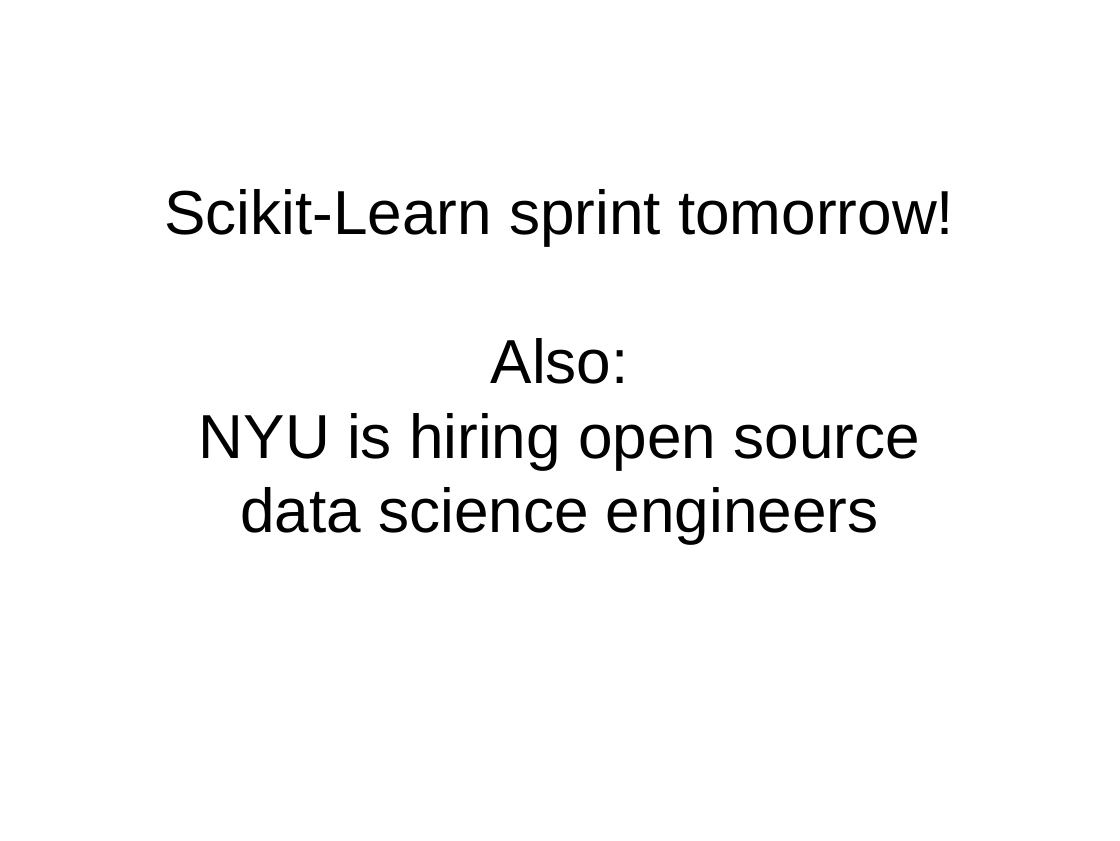
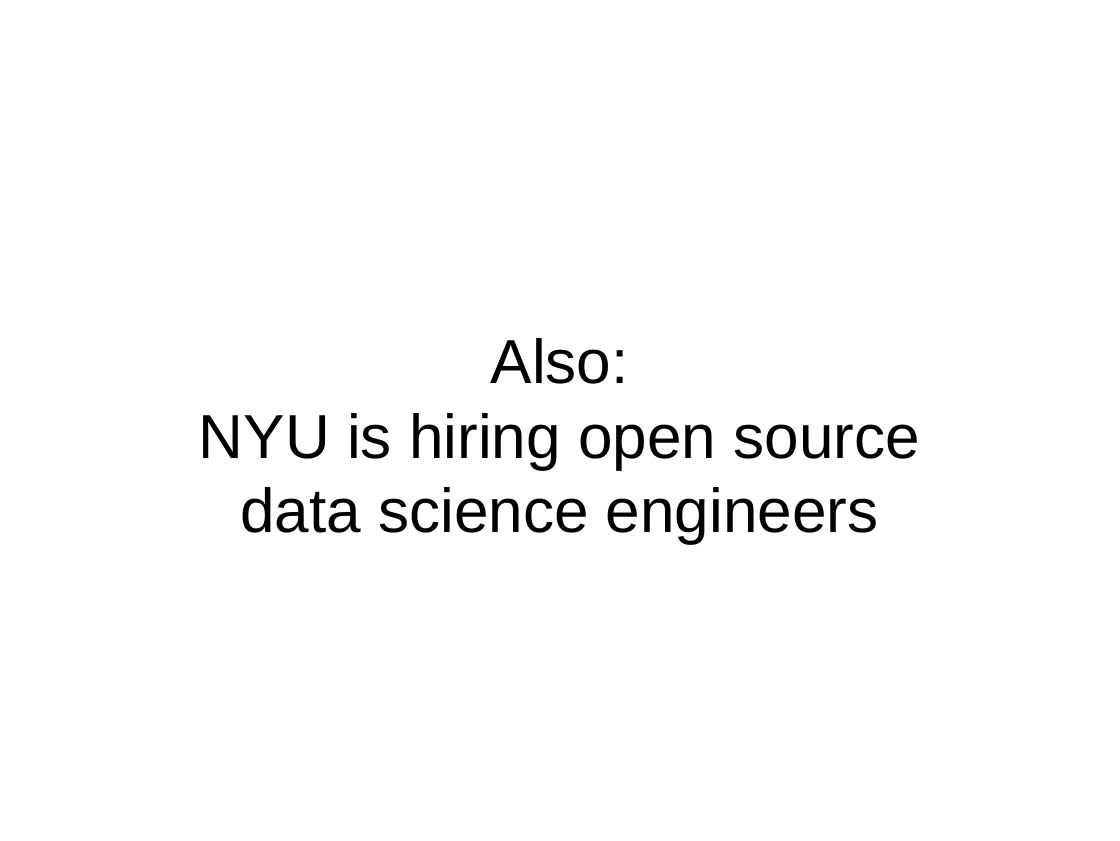
Before and after one commit to amueller/talks_odt, a slide deck: slide 14 of wordcloud_scipy_2015_lightnight.odp. Drawn at 1120x841 pixels with LibreOffice and Linux fonts; fonts in the diff are those of the drawing. Boxes give left, top, right and bottom in pixels: in the first picture for what was removed or moved away, otherwise in the second. Text is boxed around its words. In the diff, an @@ line names an element or a change of style, - is before the commit and + after.

```diff
--- a/wordcloud_scipy_2015_lightnight.odp
+++ b/wordcloud_scipy_2015_lightnight.odp
@@ subtitle at bbox=[164, 189, 954, 246]: paragraph removed @@
-Scikit-Learn sprint tomorrow!
```
Also in this commit, not shown: 1 other slide changed, 1 other file.
